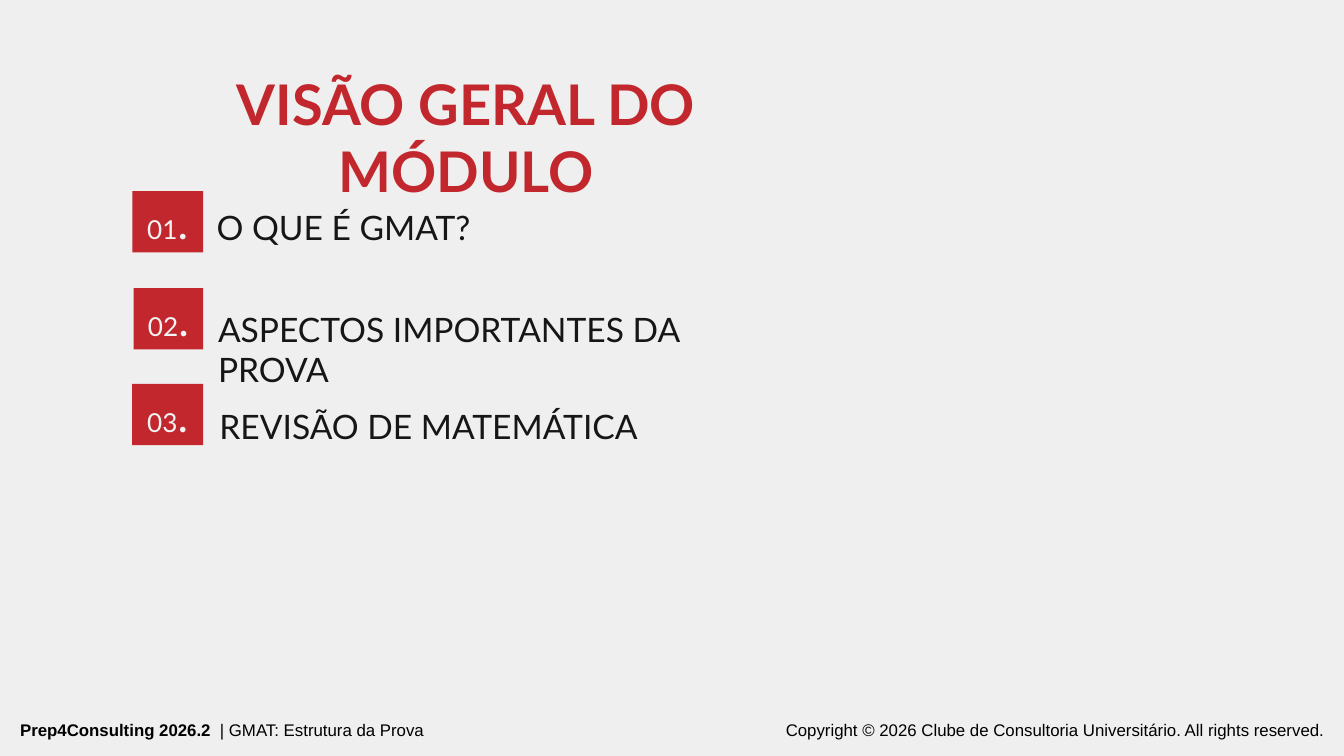
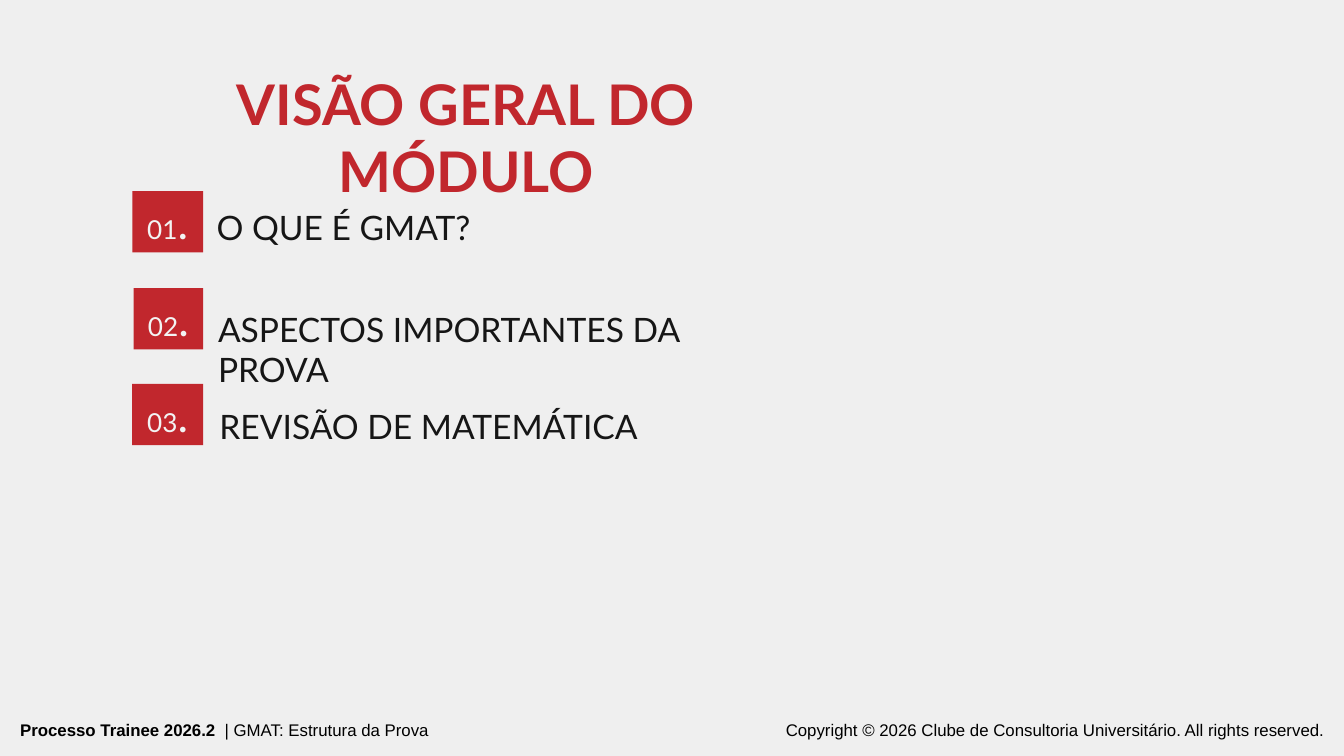
Before and after one commit to wallaceuiad12/Kiro, a slide deck: slide 2 of 03. GMAT Estrutura da Prova.pptx. Drawn at 1344x756 pixels with LibreOffice and Linux fonts; fonts in the diff are those of the drawing. Boxes give left, top, right and bottom in pixels: in the first picture for what was removed or moved away, otherwise in the second. Text is boxed around its words. In the diff, an @@ line names an element or a change of style, - is before the commit and + after.

```diff
--- a/03. GMAT Estrutura da Prova.pptx
+++ b/03. GMAT Estrutura da Prova.pptx
@@ text at bbox=[20, 723, 429, 736]: text changed @@
-Prep4Consulting 2026.2 | GMAT: Estrutura da Prova
+Processo Trainee 2026.2 | GMAT: Estrutura da Prova
```
Also in this commit, not shown: 51 other slides changed, 4 other files.
